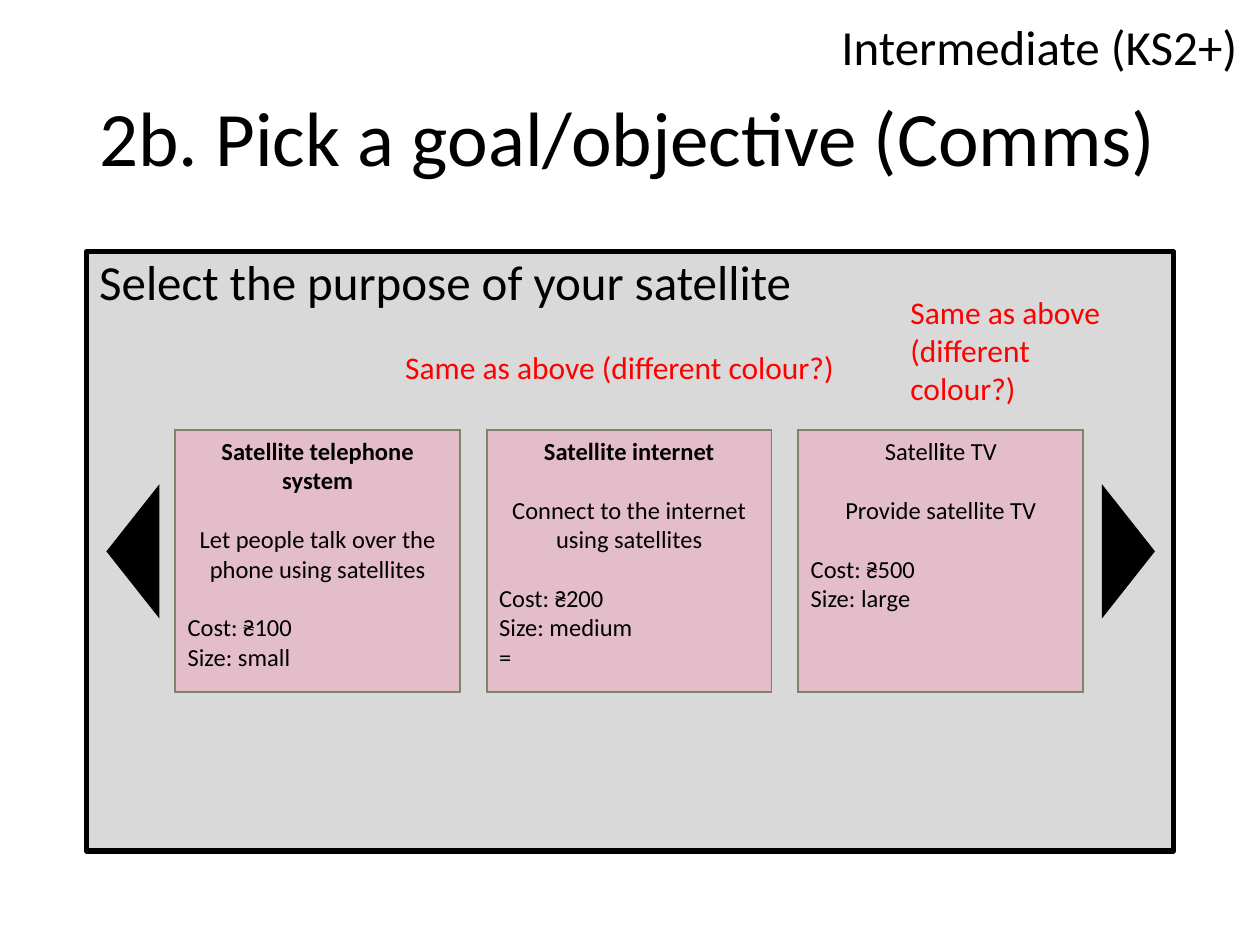
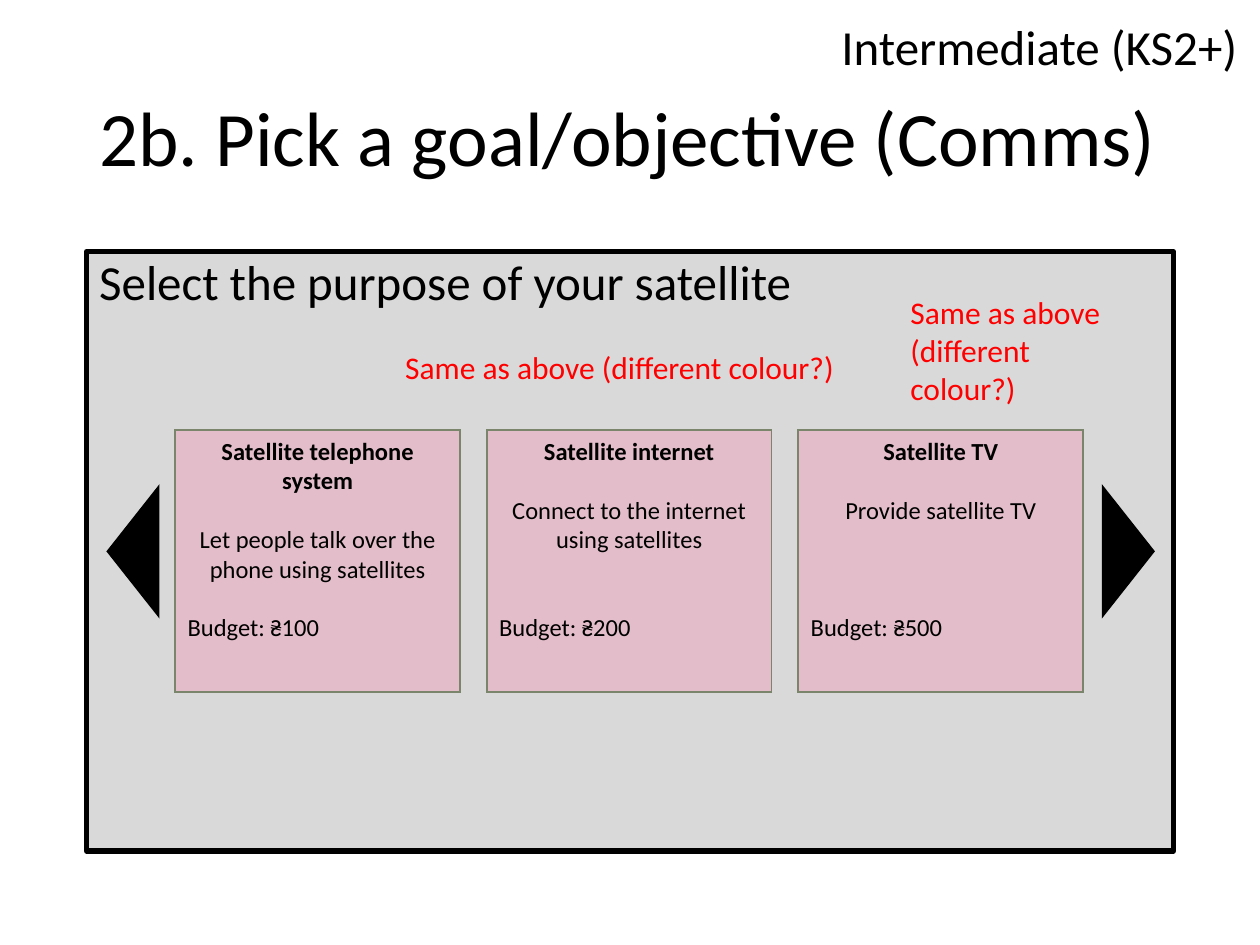
Before and after one commit to chrisnorth/classroom-rocket-scientist, a slide deck: slide 4 of outline_intermediate.pptx. Drawn at 1260x945 pixels with LibreOffice and Linux fonts; fonts in the diff are those of the drawing. Boxes give left, top, right and bottom in pixels: in the first picture for what was removed or moved away, otherwise in the second. Text is boxed around its words. In the diff, an @@ line names an element or a change of style, - is before the commit and + after.

```diff
--- a/outline_intermediate.pptx
+++ b/outline_intermediate.pptx
@@ text in rectangle at [883,442,998,460]: bold on in "Satellite TV" @@
@@ text in rectangle at [188,619,318,641]: text changed @@
-Cost: ₴100
-Size: small
+Budget: ₴100
@@ text in rectangle at [499,619,630,641]: text changed @@
-Cost: ₴200
-Size: medium
-=
+Budget: ₴200
@@ text in rectangle at [811,619,942,641]: text changed @@
-Cost: ₴500
-Size: large
+Budget: ₴500
```
Also in this commit, not shown: 7 other slides changed, 3 other files.
